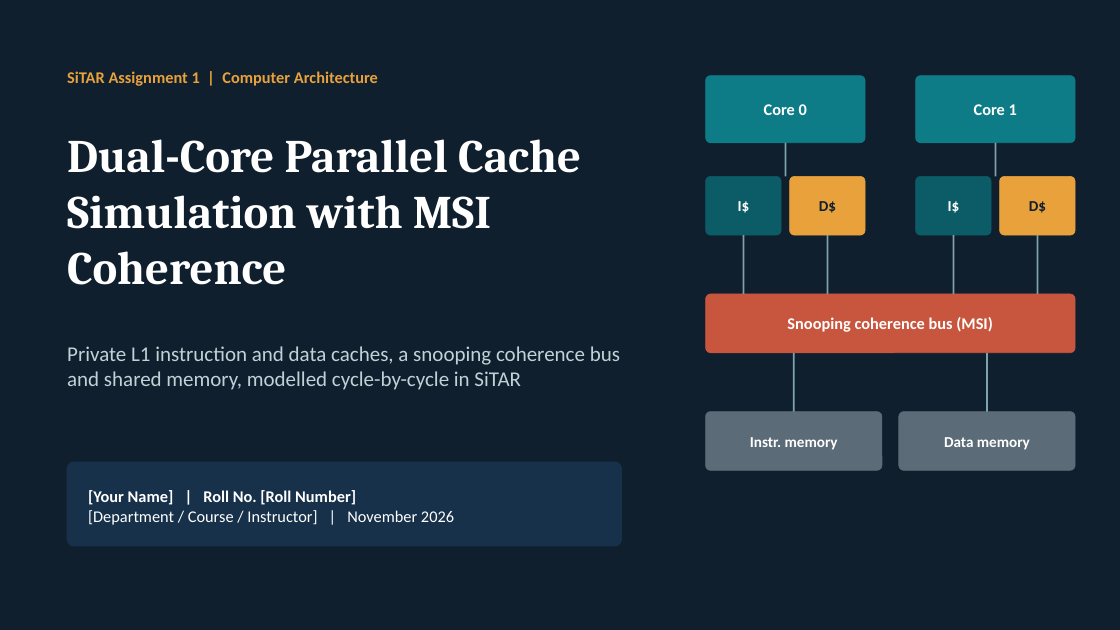
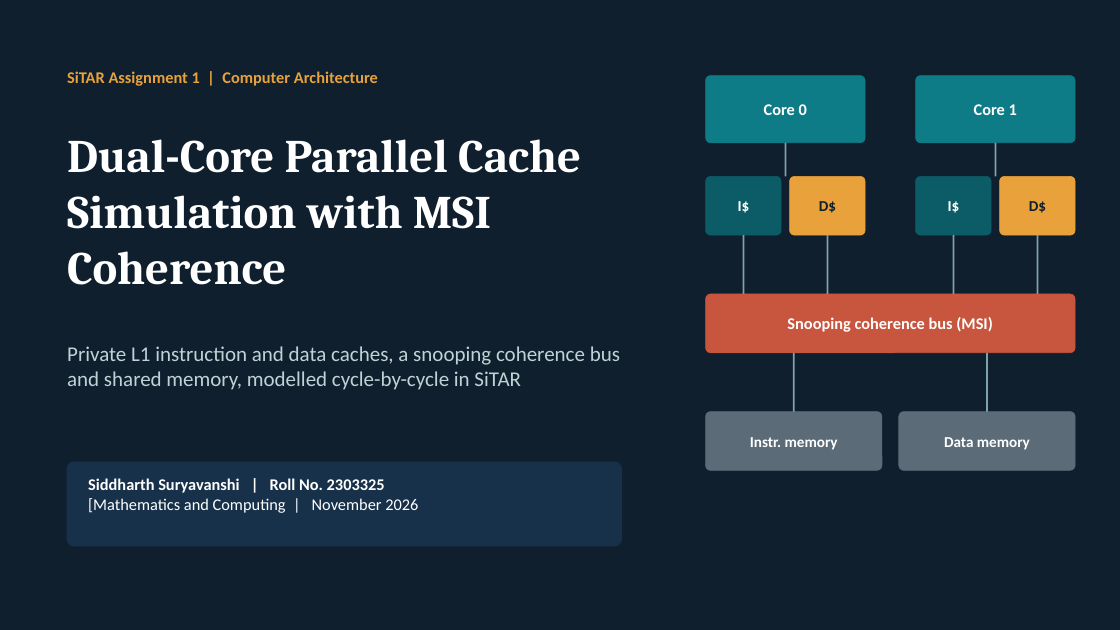
Before and after one commit to suryavanshisiddharth23033-pixel/ASS1, a slide deck: slide 1 of BTP_Presentation.pptx. Drawn at 1120x630 pixels with LibreOffice and Linux fonts; fonts in the diff are those of the drawing. Boxes give left, top, right and bottom in pixels: in the first picture for what was removed or moved away, otherwise in the second. Text is boxed around its words. In the diff, an @@ line names an element or a change of style, - is before the commit and + after.

```diff
--- a/BTP_Presentation.pptx
+++ b/BTP_Presentation.pptx
@@ text at bbox=[88, 478, 418, 513]: text changed @@
-[Your Name] | Roll No. [Roll Number]
-[Department / Course / Instructor] | November 2026
+Siddharth Suryavanshi | Roll No. 2303325
+[Mathematics and Computing | November 2026
```
Also in this commit, not shown: 5 other slides changed, 5 other files.
